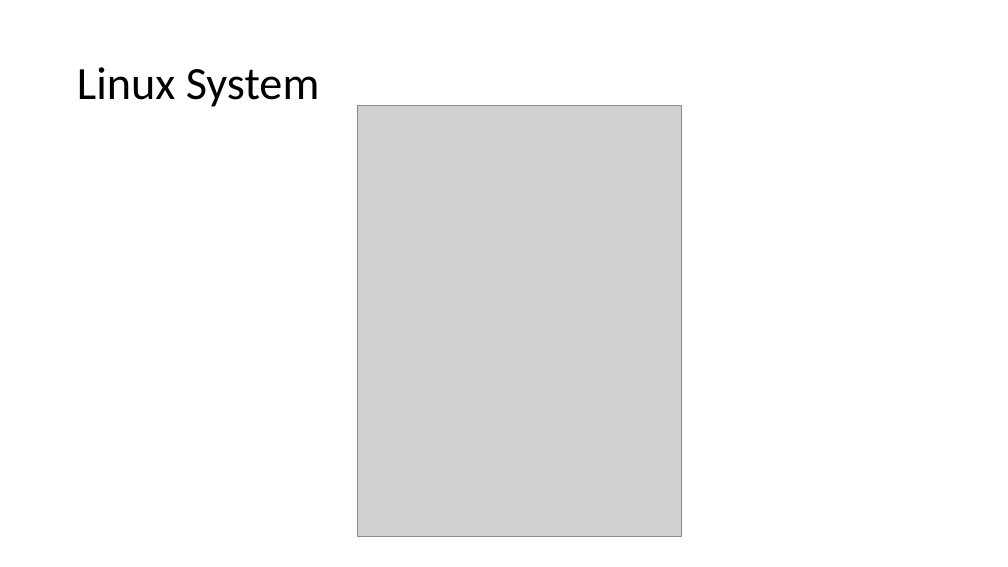
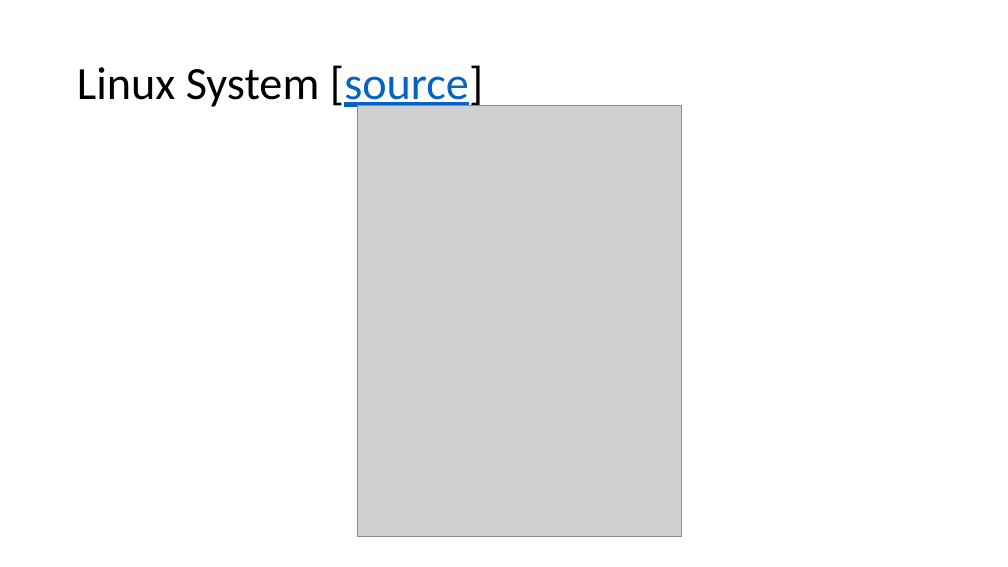
Before and after one commit to marilynwaldman/course, a slide deck: slide 4 of Hadoop/01-OperatingSystems.pptx. Drawn at 1008x567 pixels with LibreOffice and Linux fonts; fonts in the diff are those of the drawing; grey boxes stand for pictures. Boxes give left, top, right and bottom in pixels: in the first picture for what was removed or moved away, otherwise in the second. Text is boxed around its words. In the diff, an @@ line names an element or a change of style, - is before the commit and + after.

Commit message:
added operating Systems

```diff
--- a/Hadoop/01-OperatingSystems.pptx
+++ b/Hadoop/01-OperatingSystems.pptx
@@ title at (77, 65, 483, 111): text changed @@
-Linux System
+Linux System [source]
```
Also in this commit, not shown: 6 other slides changed, 1 other file.
